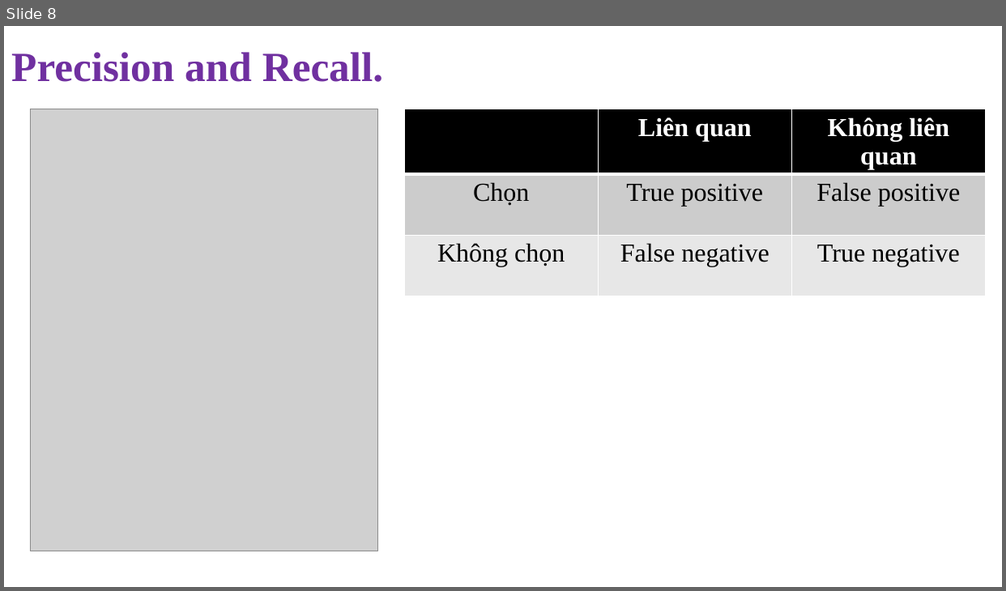
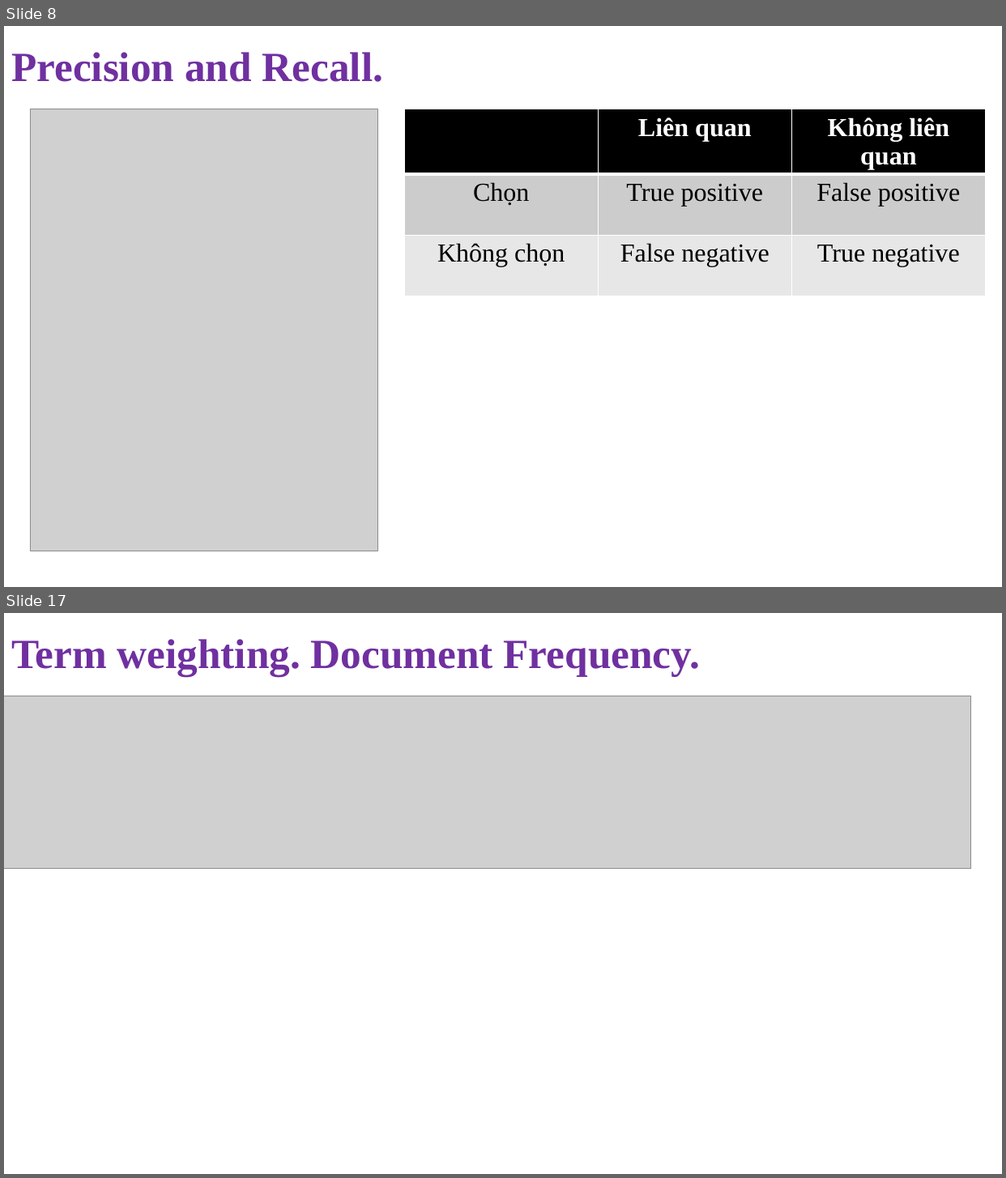
Before and after one commit to NghiLamPhuc/NLP., a slide deck: IR/Presentation1.pptx. Shown one above the other, each under a label of ours: slide 8 before the commit, slides 8 and 17 after it; the slides between them are not shown. The pictures are 1006x591 and 1006x1178 pixels, drawn with LibreOffice and Linux fonts; fonts in the diff are those of the drawing; grey boxes stand for pictures. Boxes give left, top, right and bottom in pixels: in the first picture for what was removed or moved away, otherwise in the second. Text is boxed around its words. In the diff, an @@ line names an element or a change of style, - is before the commit and + after.

```diff
--- a/IR/Presentation1.pptx
+++ b/IR/Presentation1.pptx
@@ slide 17 added at (x1=4, y1=613, x2=1002, y2=1174), background #FFFFFF @@
@@ text added at (x1=11, y1=639, x2=701, y2=676), 40 pt, text #7030A0, bold @@
+Term weighting. Document Frequency.
@@ picture added at (x1=4, y1=696, x2=971, y2=868) @@
```
Also in this commit, not shown: 1 slide changed, 13 other slides added, 28 other files.
